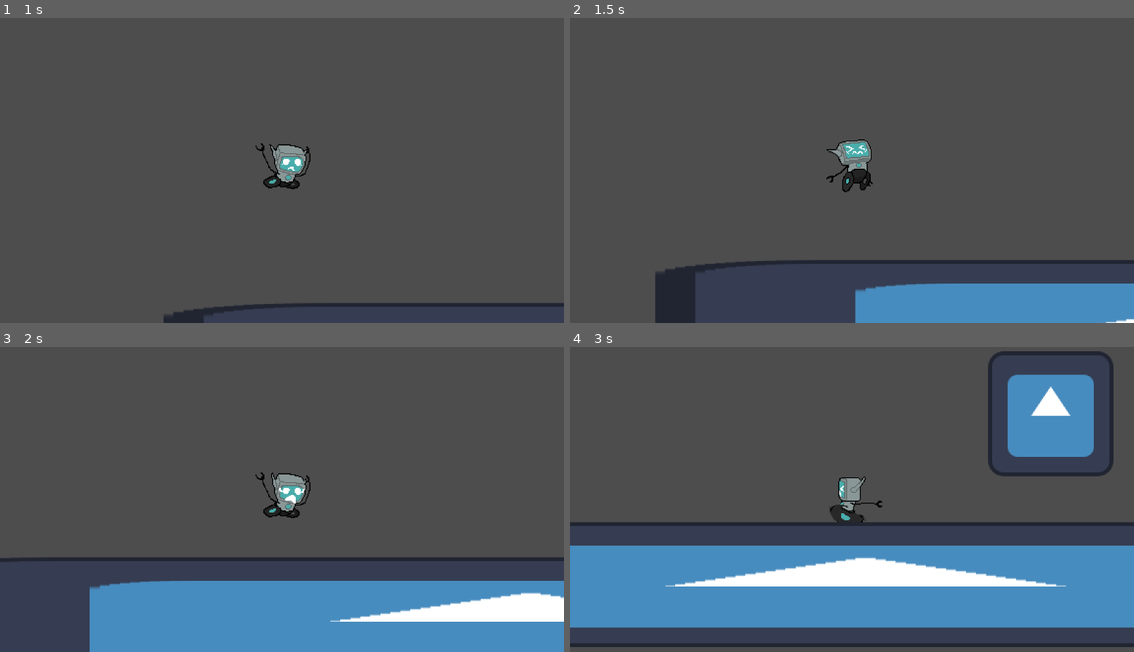
Above: before the commit, frames 1-4 (two rows, left to right).
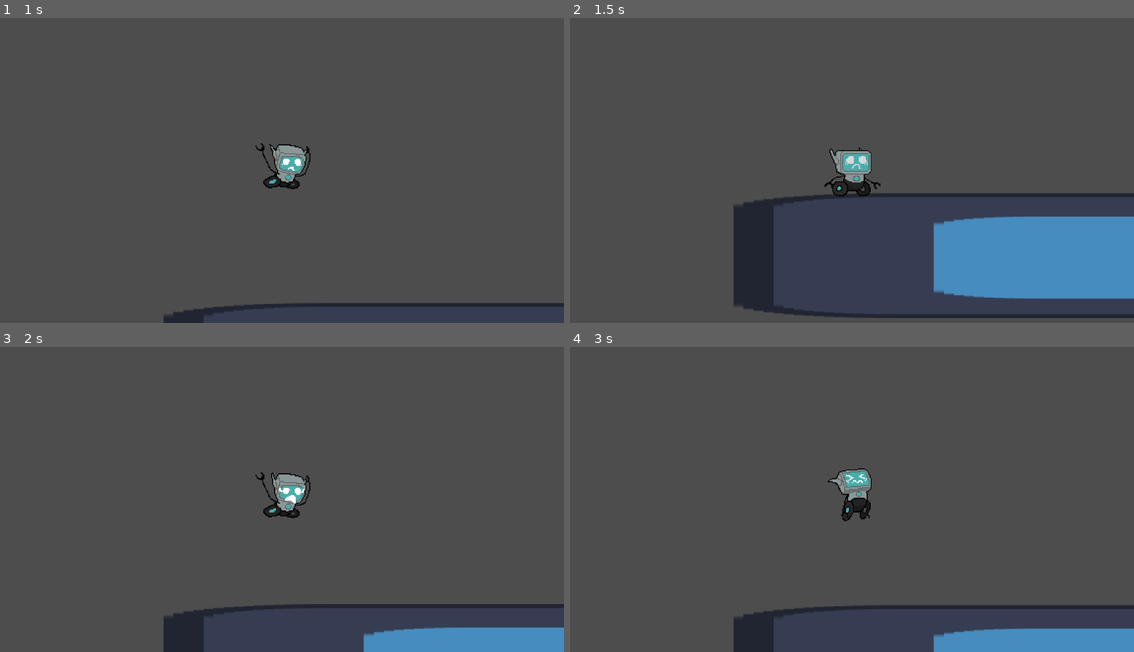
Above: after the commit, the same moments.

Repository: Guardenean/Gamejam_Experience
Game: Godot game, scene res://Cenas/Interface.tscn
Two runs of this game, one before a commit and one after it. Both use one fixed random seed, a clock stepped at 60 frames per second and the inputs below. The engine's default icon, where the game draws it, is replaced by a stand-in: a white triangle on a blue panel in a dark square.
Inputs:
- Up to frame 1 (1 s): click "Jogar" at 0.5 s
- Up to frame 2 (1.5 s): tap Enter (ui_accept) at 1.25, 1.35 s; hold Right (ui_right) from 1.28 s (still down); hold Space (interagir, bound only after the commit) from 1.28 s (still down)
- Up to frame 3 (2 s): keep holding Right (ui_right); keep holding Space (interagir, bound only after the commit); tap W (pulo, bound only after the commit) at 1.52, 1.82 s
- Up to frame 4 (3 s): release Space (interagir, bound only after the commit) at 2.03 s; tap Space (interagir, bound only after the commit) at 2.1 s; tap W (pulo, bound only after the commit) at 2.27, 2.3, 2.57, 2.85 s; release Right (ui_right) at 2.78 s; hold Left (ui_left) from 2.78 s (still down)

Frame 1 is identical in both runs. In frame 2, 19% of the frame differs, in the area x 15-100%, y 39-100%; in frame 3, 18%; in frame 4, 38%, in the area x 0-100%, y 1-100%.

Commit message:
Player
Player concluído, e início da programação da checagem das caixas

Diff:
--- /dev/null
+++ b/Jojinho Godot/Cenas/BoxResposta.tscn
@@ -0,0 +1,20 @@
+[gd_scene load_steps=4 format=3 uid="uid://hbqw26kl57kw"]
+
+[ext_resource type="Script" path="res://Scripts/CaixaResposta.gd" id="1_7gl3a"]
+[ext_resource type="Texture2D" uid="uid://cdus7wl16yob0" path="res://icon.svg" id="1_m05f7"]
+
+[sub_resource type="RectangleShape2D" id="RectangleShape2D_kbs3v"]
+size = Vector2(44, 44)
+
+[node name="Caixa" type="RigidBody2D" groups=["Caixas"]]
+mass = 0.5
+script = ExtResource("1_7gl3a")
+natureza = "esporte"
+topico = "atleta"
+
+[node name="CollisionShape2D" type="CollisionShape2D" parent="."]
+shape = SubResource("RectangleShape2D_kbs3v")
+
+[node name="Icon" type="Sprite2D" parent="."]
+scale = Vector2(0.35, 0.35)
+texture = ExtResource("1_m05f7")
--- a/Jojinho Godot/Cenas/Fase.tscn
+++ b/Jojinho Godot/Cenas/Fase.tscn
@@ -1,15 +1,16 @@
-[gd_scene load_steps=5 format=3 uid="uid://cr5p45c1slur3"]
+[gd_scene load_steps=8 format=3 uid="uid://cr5p45c1slur3"]
 
 [ext_resource type="PackedScene" uid="uid://kpf03yu0pjfb" path="res://Cenas/Player.tscn" id="1_4w8ba"]
 [ext_resource type="Texture2D" uid="uid://cdus7wl16yob0" path="res://icon.svg" id="2_50amt"]
 [ext_resource type="PackedScene" uid="uid://dnpw4juylwpbq" path="res://Cenas/vel_PowerUp.tscn" id="3_8svqs"]
+[ext_resource type="PackedScene" uid="uid://hbqw26kl57kw" path="res://Cenas/BoxResposta.tscn" id="4_su6ui"]
+[ext_resource type="PackedScene" uid="uid://ndx7q7gmuqbr" path="res://Cenas/console.tscn" id="5_wj4vc"]
+[ext_resource type="PackedScene" uid="uid://nmf3gnulcyp3" path="res://Cenas/area_entrega.tscn" id="6_oi6lf"]
 
 [sub_resource type="RectangleShape2D" id="RectangleShape2D_gklgi"]
 size = Vector2(128.489, 126)
 
 [node name="Node2D" type="Node2D"]
-
-[node name="Node" type="Node" parent="."]
 
 [node name="CharacterBody2D" parent="." instance=ExtResource("1_4w8ba")]
 
@@ -25,4 +26,13 @@
 texture = ExtResource("2_50amt")
 
 [node name="PowerUp" parent="." instance=ExtResource("3_8svqs")]
-position = Vector2(723, 119)
+position = Vector2(1071, -73)
+
+[node name="Caixa" parent="." instance=ExtResource("4_su6ui")]
+position = Vector2(510, 203)
+
+[node name="Console" parent="." instance=ExtResource("5_wj4vc")]
+position = Vector2(699, 132)
+
+[node name="AreaEntrega" parent="." instance=ExtResource("6_oi6lf")]
+position = Vector2(850, 197)
--- a/Jojinho Godot/Cenas/Player.tscn
+++ b/Jojinho Godot/Cenas/Player.tscn
@@ -136,6 +136,9 @@
 "speed": 15.0
 }]
 
+[sub_resource type="CircleShape2D" id="CircleShape2D_4c03a"]
+radius = 26.0
+
 [node name="CharacterBody2D" type="CharacterBody2D" groups=["Player"]]
 script = ExtResource("1_7v2at")
 
@@ -148,10 +151,27 @@
 one_shot = true
 
 [node name="AnimatedSprite2D" type="AnimatedSprite2D" parent="."]
+z_index = 1
 sprite_frames = SubResource("SpriteFrames_1b3a1")
-animation = &"Jump"
+animation = &"Idle"
 
 [node name="Camera2D" type="Camera2D" parent="."]
 zoom = Vector2(2, 2)
+position_smoothing_speed = 4.0
+
+[node name="AreaInteract" type="Area2D" parent="."]
+position = Vector2(18, 8)
+
+[node name="CollisionShape2D" type="CollisionShape2D" parent="AreaInteract"]
+shape = SubResource("CircleShape2D_4c03a")
+
+[node name="PivotBox" type="DampedSpringJoint2D" parent="."]
+rotation = 1.5708
+node_a = NodePath("..")
+node_b = NodePath("..")
+length = 2.0
+damping = 0.5
 
 [connection signal="timeout" from="Timer" to="." method="_on_timer_timeout"]
+[connection signal="body_entered" from="AreaInteract" to="." method="_on_area_interact_body_entered"]
+[connection signal="body_exited" from="AreaInteract" to="." method="_on_area_interact_body_exited"]
--- /dev/null
+++ b/Jojinho Godot/Cenas/area_entrega.tscn
@@ -0,0 +1,23 @@
+[gd_scene load_steps=4 format=3 uid="uid://nmf3gnulcyp3"]
+
+[ext_resource type="Texture2D" uid="uid://cdus7wl16yob0" path="res://icon.svg" id="1_fmw63"]
+[ext_resource type="Script" path="res://Scripts/area_entrega.gd" id="1_n6cpn"]
+
+[sub_resource type="RectangleShape2D" id="RectangleShape2D_e2dhk"]
+
+[node name="AreaEntrega" type="Area2D"]
+script = ExtResource("1_n6cpn")
+
+[node name="CollisionShape2D" type="CollisionShape2D" parent="."]
+shape = SubResource("RectangleShape2D_e2dhk")
+
+[node name="Sprite2D" type="Sprite2D" parent="."]
+modulate = Color(1, 1, 1, 0.27451)
+scale = Vector2(0.5, 0.5)
+texture = ExtResource("1_fmw63")
+
+[node name="Timer" type="Timer" parent="."]
+wait_time = 0.3
+one_shot = true
+
+[connection signal="body_entered" from="." to="." method="_on_body_entered"]
--- /dev/null
+++ b/Jojinho Godot/Cenas/console.tscn
@@ -0,0 +1,41 @@
+[gd_scene load_steps=3 format=3 uid="uid://ndx7q7gmuqbr"]
+
+[ext_resource type="Script" path="res://Scripts/Console.gd" id="1_i217m"]
+[ext_resource type="Script" path="res://Scripts/Perguntas.gd" id="2_80d30"]
+
+[node name="Console" type="Node2D" node_paths=PackedStringArray("pergunta")]
+script = ExtResource("1_i217m")
+pergunta = NodePath("Perguntas")
+
+[node name="Pesquisa" type="Label" parent="."]
+anchors_preset = 8
+anchor_left = 0.5
+anchor_top = 0.5
+anchor_right = 0.5
+anchor_bottom = 0.5
+offset_left = -169.0
+offset_top = -25.0
+offset_right = 170.0
+offset_bottom = -2.0
+grow_horizontal = 2
+grow_vertical = 2
+text = "AHAHAHAHAHAHAHAHAHAHAHAHAHAHAH"
+
+[node name="Status" type="Label" parent="."]
+anchors_preset = 8
+anchor_left = 0.5
+anchor_top = 0.5
+anchor_right = 0.5
+anchor_bottom = 0.5
+offset_left = -169.0
+offset_top = -2.0
+offset_right = 170.0
+offset_bottom = 21.0
+grow_horizontal = 2
+grow_vertical = 2
+text = "Aguardando resposta..."
+
+[node name="Perguntas" type="Node" parent="."]
+script = ExtResource("2_80d30")
+
+[node name="Timer" type="Timer" parent="."]
--- /dev/null
+++ b/Jojinho Godot/Scripts/CaixaResposta.gd
@@ -0,0 +1,39 @@
+extends Node
+class_name CaixaResposta
+
+@export var natureza : String
+@export var topico : String
+
+
+#enum Natureza {
+	#esporte,
+	#moda,
+	#entretenimento,
+#}
+#
+#enum Topico {
+	#t1,
+	#t2,
+	#t3
+#}
+#
+#@export var natureza : Natureza
+#@export var topico : Topico
+#var _nat
+#var _top
+#
+#func _ready():
+	#match natureza:
+		#Natureza.esporte:
+			#_nat = "ESPORTE!!!"
+		#Natureza.moda:
+			#_nat = "MODA!!!!!!"
+		#Natureza.entretenimento:
+			#_nat = "FUN!!!!!!!"
+	#match topico:
+		#Topico.t1:
+			#_top = "Topico 1"
+		#Topico.t2:
+			#_top = "Topico 2"
+		#Topico.t3:
+			#_top = "Topico 3"
--- /dev/null
+++ b/Jojinho Godot/Scripts/Console.gd
@@ -0,0 +1,23 @@
+extends Node2D
+class_name Console
+
+@export var pergunta : Perguntas
+
+@onready var pesquisa = $Pesquisa.text
+@onready var status = $Status.text
+
+var resposta
+
+@onready var timer = $Timer
+
+# Called when the node enters the scene tree for the first time.
+func _ready():
+	_nova_pergunta()
+
+func _nova_pergunta():
+	status = "Aguardando resposta..."
+
+func _checa_resposta(nat, top):
+	timer.start()
+	status = "Analizando..."
+	await timer.timeout
--- a/Jojinho Godot/Scripts/Perguntas.gd
+++ b/Jojinho Godot/Scripts/Perguntas.gd
@@ -1,4 +1,5 @@
 extends Node
+class_name Perguntas
 
 var esporte = {"Pergunta1" : "Quanto foi o resultado do jogo entre Black Pegasus e os Red Titans",
 				"Pergunta2" : "Qual a opinião pública sobre o novo atacante do Basco",
@@ -20,13 +21,7 @@
 				"Pergunta2" : "Quem foi o herói da Batalha do Campo Negro?",
 				"Pergunta3" : "Onde morreu o lider terrorista 'Kronos' ?"}
 
+func _get_pergunta():
+	print(esporte.Pergunta1)
 
-
-# Called when the node enters the scene tree for the first time.
-func _ready():
-	print(esporte["Pergunta2"])
-
-
-# Called every frame. 'delta' is the elapsed time since the previous frame.
-#func _process(delta):
-	#pass
+	pass
--- a/Jojinho Godot/Scripts/Player.gd
+++ b/Jojinho Godot/Scripts/Player.gd
@@ -1,36 +1,49 @@
 extends CharacterBody2D
 class_name Player
 
-
+# Variáveis
 var SPEED = 400.0
 const JUMP_VELOCITY = -400.0
 
-# Get the gravity from the project settings to be synced with RigidBody nodes.
-var gravity = ProjectSettings.get_setting("physics/2d/default_gravity")
 @onready var timer = $Timer
 @onready var anim = $AnimatedSprite2D
+@onready var pivot_box = $PivotBox
+@onready var area_interact = $AreaInteract
+@onready var camera = $Camera2D
 
+var itemInteract
+
+var gravity = ProjectSettings.get_setting("physics/2d/default_gravity")
+
+# Funções
 
 func _physics_process(delta):
-	# Add the gravity.
+	# Gravidade
 	if not is_on_floor():
 		velocity.y += gravity * delta
 
-	# Handle jump.
-	if Input.is_action_just_pressed("ui_accept") and is_on_floor():
+	# Calcula pulo
+	if Input.is_action_just_pressed("pulo") and is_on_floor():
 		velocity.y = JUMP_VELOCITY
 
 
-	# As good practice, you should replace UI actions with custom gameplay actions.
-	var direction = Input.get_axis("ui_left", "ui_right")
+	# Pega direção de movimento do input
+	var direction = Input.get_axis("esquerda", "direita")
+	# Checa se houve input
 	if direction:
 		velocity.x = direction * SPEED
 
 		if direction == -1:
 			anim.flip_h = true
-		else: anim.flip_h = false
+			area_interact.position.x = -18
+			camera.drag_horizontal_offset = lerp(camera.drag_horizontal_offset, -.2, .1)
+		else:
+			anim.flip_h = false
+			area_interact.position.x = 18
+			camera.drag_horizontal_offset = lerp(camera.drag_horizontal_offset, .2, .1)
 	else:
 		velocity.x = move_toward(velocity.x, 0, SPEED)
+		camera.drag_horizontal_offset = lerp(camera.drag_horizontal_offset, .0, .1)
 
 	#ANIMAÇÃO!!!!!!!!!!!!!!!!!!!!
 	if direction and is_on_floor():
@@ -42,9 +55,36 @@
 	elif is_on_floor() and velocity.y == 0:
 		anim.play("Idle")
 
+	#Chamando função de interação
+	_interact()
 
+	#Aplica movimento (SEMPRE DEIXAR ISSO NO FINAL DO PHYSICS PROCESS)
 	move_and_slide()
 
-
+# TIMEOUT do Timer (POWER-UP)
 func _on_timer_timeout():
 	SPEED = 400.0
+
+# Interação
+func _interact():
+	#Checa se pressionou input de interação
+	if Input.is_action_pressed("interagir"):
+		#Checa se há objeto para interagir
+		if itemInteract != null:
+			#Prende o objeto no player
+			pivot_box.node_b = itemInteract.get_path()
+
+	#Checa se soltou input de interação
+	if Input.is_action_just_released("interagir"):
+		#Solta o objeto (Player conecta a si mesmo)
+		pivot_box.node_b = get_path()
+
+#Checa se objeto entrou na area de interação
+func _on_area_interact_body_entered(body):
+	if body.is_in_group("Caixas"):
+		itemInteract = body
+
+#Checa se objeto saiu da area de interação
+func _on_area_interact_body_exited(body):
+	if body.is_in_group("Caixas"):
+		itemInteract = null
--- /dev/null
+++ b/Jojinho Godot/Scripts/area_entrega.gd
@@ -0,0 +1,12 @@
+extends Area2D
+
+@export var console : Console
+@onready var timer = $Timer
+
+func _on_body_entered(body):
+	if body.is_in_group("Caixas"):
+		timer.start()
+		await timer.timeout
+		print(body.natureza, " / ", body.topico)
+		#console._checa_resposta(body.natureza, body.topico)
+		body.queue_free()
--- a/Jojinho Godot/project.godot
+++ b/Jojinho Godot/project.godot
@@ -15,6 +15,29 @@
 config/features=PackedStringArray("4.2", "Forward Plus")
 config/icon="res://icon.svg"
 
+[input]
+
+esquerda={
+"deadzone": 0.5,
+"events": [Object(InputEventKey,"resource_local_to_scene":false,"resource_name":"","device":-1,"window_id":0,"alt_pressed":false,"shift_pressed":false,"ctrl_pressed":false,"meta_pressed":false,"pressed":false,"keycode":0,"physical_keycode":65,"key_label":0,"unicode":97,"echo":false,"script":null)
+]
+}
+direita={
+"deadzone": 0.5,
+"events": [Object(InputEventKey,"resource_local_to_scene":false,"resource_name":"","device":-1,"window_id":0,"alt_pressed":false,"shift_pressed":false,"ctrl_pressed":false,"meta_pressed":false,"pressed":false,"keycode":0,"physical_keycode":68,"key_label":0,"unicode":100,"echo":false,"script":null)
+]
+}
+pulo={
+"deadzone": 0.5,
+"events": [Object(InputEventKey,"resource_local_to_scene":false,"resource_name":"","device":-1,"window_id":0,"alt_pressed":false,"shift_pressed":false,"ctrl_pressed":false,"meta_pressed":false,"pressed":false,"keycode":0,"physical_keycode":87,"key_label":0,"unicode":119,"echo":false,"script":null)
+]
+}
+interagir={
+"deadzone": 0.5,
+"events": [Object(InputEventKey,"resource_local_to_scene":false,"resource_name":"","device":-1,"window_id":0,"alt_pressed":false,"shift_pressed":false,"ctrl_pressed":false,"meta_pressed":false,"pressed":false,"keycode":0,"physical_keycode":32,"key_label":0,"unicode":32,"echo":false,"script":null)
+]
+}
+
 [rendering]
 
 textures/canvas_textures/default_texture_filter=0
Not shown: 1 places in Jojinho Godot/Cenas/Player.tscn that only renumber resources
